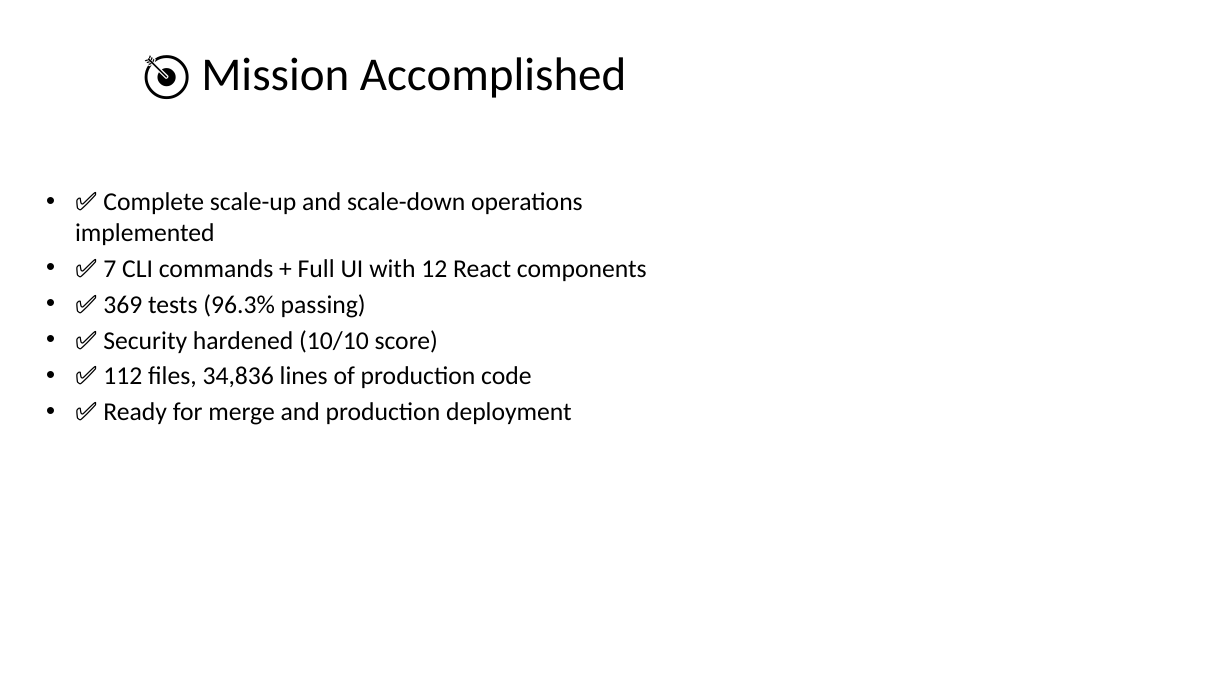
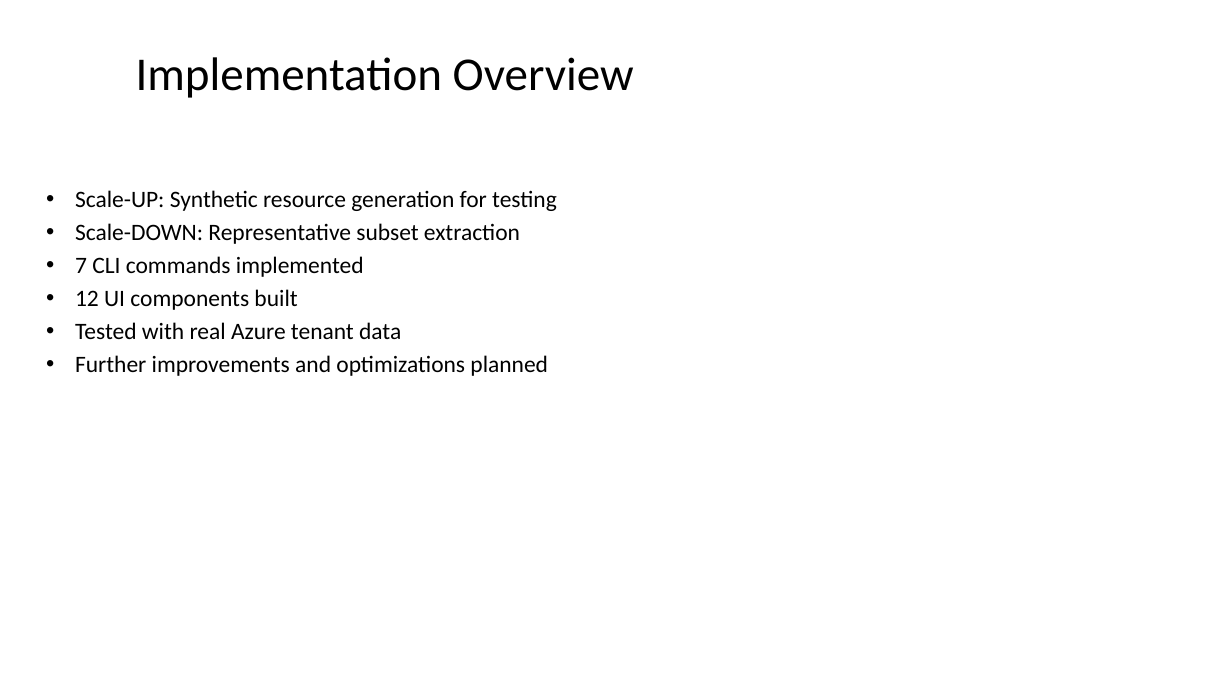
Before and after one commit to rysweet/azure-tenant-grapher, a slide deck: slide 2 of Scale_Operations_Implementation.pptx. Drawn at 1232x693 pixels with LibreOffice and Linux fonts; fonts in the diff are those of the drawing. Boxes give left, top, right and bottom in pixels: in the first picture for what was removed or moved away, otherwise in the second. Text is boxed around its words. In the diff, an @@ line names an element or a change of style, - is before the commit and + after.

```diff
--- a/Scale_Operations_Implementation.pptx
+++ b/Scale_Operations_Implementation.pptx
@@ title at (x1=136, y1=57, x2=634, y2=98): text changed @@
-🎯 Mission Accomplished
+Implementation Overview
@@ text at (x1=75, y1=190, x2=557, y2=376): text changed; size 24 to 22 pt @@
-• ✅ Complete scale-up and scale-down operations implemented
-• ✅ 7 CLI commands + Full UI with 12 React components
-• ✅ 369 tests (96.3% passing)
-• ✅ Security hardened (10/10 score)
-• ✅ 112 files, 34,836 lines of production code
-• ✅ Ready for merge and production deployment
+• Scale-UP: Synthetic resource generation for testing
+• Scale-DOWN: Representative subset extraction
+• 7 CLI commands implemented
+• 12 UI components built
+• Tested with real Azure tenant data
+• Further improvements and optimizations planned
```
Also in this commit, not shown: 4 other slides changed, 6 slides added, 10 slides removed.
